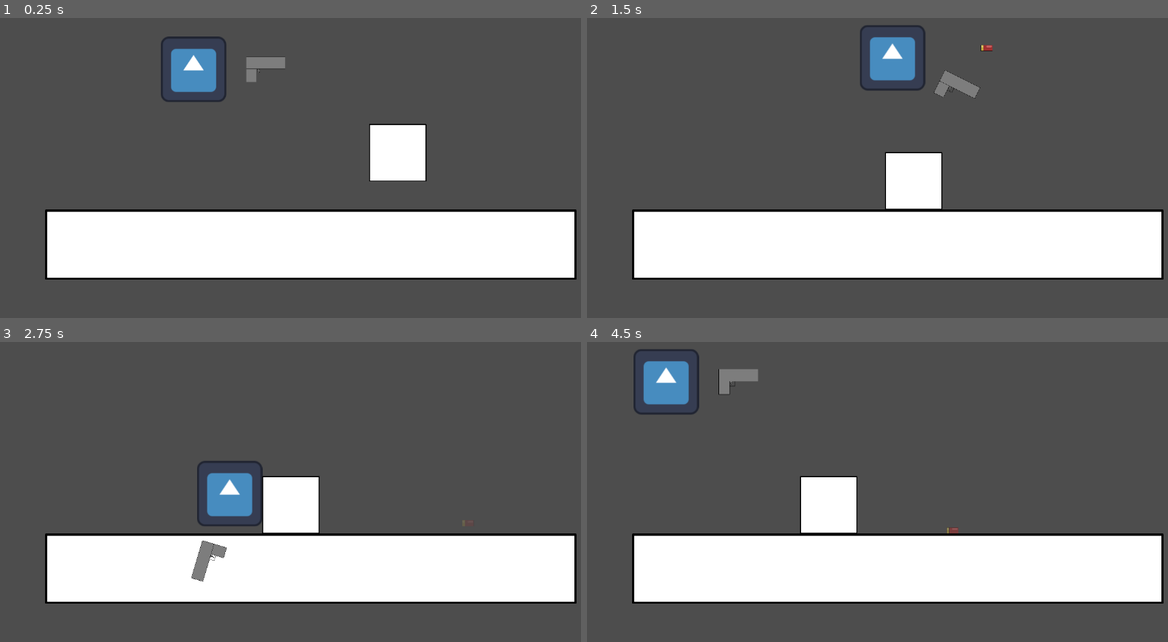
Above: before the commit, frames 1-4 (two rows, left to right).
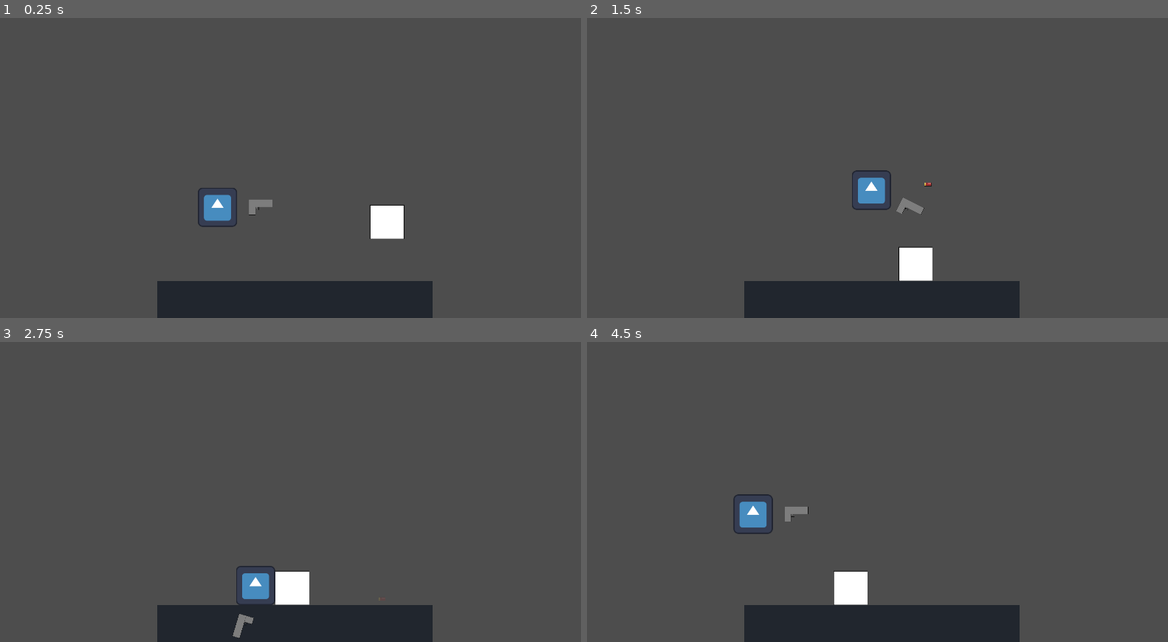
Above: after the commit, the same moments.

Repository: RajwolChapagain/Recoil-Robot
Game: Godot game, scene res://main.tscn
The game is run twice, just before and just after one commit, with the same random seed, the same clock (stepped at 60 frames per second) and the same inputs. The engine's default icon, where the game draws it, is replaced by a stand-in: a white triangle on a blue panel in a dark square.
Inputs:
- Up to frame 1 (0.25 s): no input
- Up to frame 2 (1.5 s): hold D (move_right) 0.53-1.28 s; hold Up (fire_bullet) 0.53-1.28 s; tap W (jump) at 0.77 s; hold A (move_left) from 1.28 s (still down); tap Right (rotate_gun_clockwise) at 1.35 s
- Up to frame 3 (2.75 s): tap W (jump) at 1.52 s; release A (move_left) at 2.03 s; hold D (move_right) from 2.03 s (still down); hold Left (rotate_gun_counter_clockwise) from 2.03 s (still down)
- Up to frame 4 (4.5 s): release Left (rotate_gun_counter_clockwise) at 2.78 s; tap Up (fire_bullet) at 2.85 s; tap W (jump) at 3.02, 3.77 s; release D (move_right) at 3.53 s; hold Right (rotate_gun_clockwise) 3.53-4.28 s; hold A (move_left) from 3.53 s (still down); tap Left (rotate_gun_counter_clockwise) at 4.35 s

The runs differ from the first frame. In frame 1, 31% of the frame differs, in the area x 7-100%, y 6-100%; in frame 2, 31%; in frame 3, 30%; in frame 4, 31%, in the area x 7-100%, y 2-100%.

Commit message:
import and setup collision of tilemap and implement it in world

Diff:
--- a/main.tscn
+++ b/main.tscn
@@ -10,13 +10,12 @@
 script = ExtResource("1_a1s6m")
 
 [node name="World" parent="." instance=ExtResource("2_qt0y4")]
-position = Vector2(607, 505)
 
 [node name="Robot" parent="." instance=ExtResource("1_r53qa")]
-position = Vector2(378, 134)
+position = Vector2(708, 691)
 
 [node name="Gun" parent="Robot" instance=ExtResource("2_8n84b")]
 position = Vector2(141, 0)
 
 [node name="enemy" parent="." instance=ExtResource("5_5kg8v")]
-position = Vector2(820, 297)
+position = Vector2(1303, 739)
--- a/project.godot
+++ b/project.godot
@@ -14,6 +14,11 @@
 run/main_scene="res://main.tscn"
 config/features=PackedStringArray("4.0", "Forward Plus")
 config/icon="res://icon.svg"
+
+[display]
+
+window/size/viewport_width=1920
+window/size/viewport_height=1080
 
 [input]
 
--- a/world/world.tscn
+++ b/world/world.tscn
@@ -1,7 +1,25 @@
-[gd_scene load_steps=2 format=3 uid="uid://4b56efx0epmd"]
+[gd_scene load_steps=4 format=3 uid="uid://4b56efx0epmd"]
 
-[ext_resource type="PackedScene" uid="uid://cw4wqb5mg1tem" path="res://world/platform.tscn" id="1_4vubt"]
+[ext_resource type="Texture2D" uid="uid://c3wx0qq3ktesc" path="res://world/tileset.png" id="1_kntc8"]
+
+[sub_resource type="TileSetAtlasSource" id="TileSetAtlasSource_xjwpi"]
+resource_name = "terrain"
+texture = ExtResource("1_kntc8")
+texture_region_size = Vector2i(64, 64)
+use_texture_padding = false
+0:0/0 = 0
+0:0/0/physics_layer_0/linear_velocity = Vector2(0, 0)
+0:0/0/physics_layer_0/angular_velocity = 0.0
+0:0/0/physics_layer_0/polygon_0/points = PackedVector2Array(-32, -32, 32, -32, 32, 32, -32, 32)
+
+[sub_resource type="TileSet" id="TileSet_twuvj"]
+tile_size = Vector2i(64, 64)
+physics_layer_0/collision_layer = 3
+sources/0 = SubResource("TileSetAtlasSource_xjwpi")
 
 [node name="World" type="Node2D"]
 
-[node name="Platform" parent="." instance=ExtResource("1_4vubt")]
+[node name="TileMap" type="TileMap" parent="." groups=["platform"]]
+tile_set = SubResource("TileSet_twuvj")
+format = 2
+layer_0/tile_data = PackedInt32Array(1048586, 0, 0, 1048587, 0, 0, 1048588, 0, 0, 1048589, 0, 0, 1048590, 0, 0, 1048591, 0, 0, 1048592, 0, 0, 1048593, 0, 0, 1048594, 0, 0, 1048595, 0, 0, 1048585, 0, 0, 1048596, 0, 0, 1048584, 0, 0, 1048597, 0, 0, 983048, 0, 0, 983049, 0, 0, 983050, 0, 0, 983051, 0, 0, 983052, 0, 0, 983053, 0, 0, 983054, 0, 0, 983055, 0, 0, 983056, 0, 0, 983057, 0, 0, 983058, 0, 0, 983059, 0, 0, 983060, 0, 0, 983061, 0, 0)
Binary file added: world/tileset.png
Not shown, added: world/tileset.png.import
